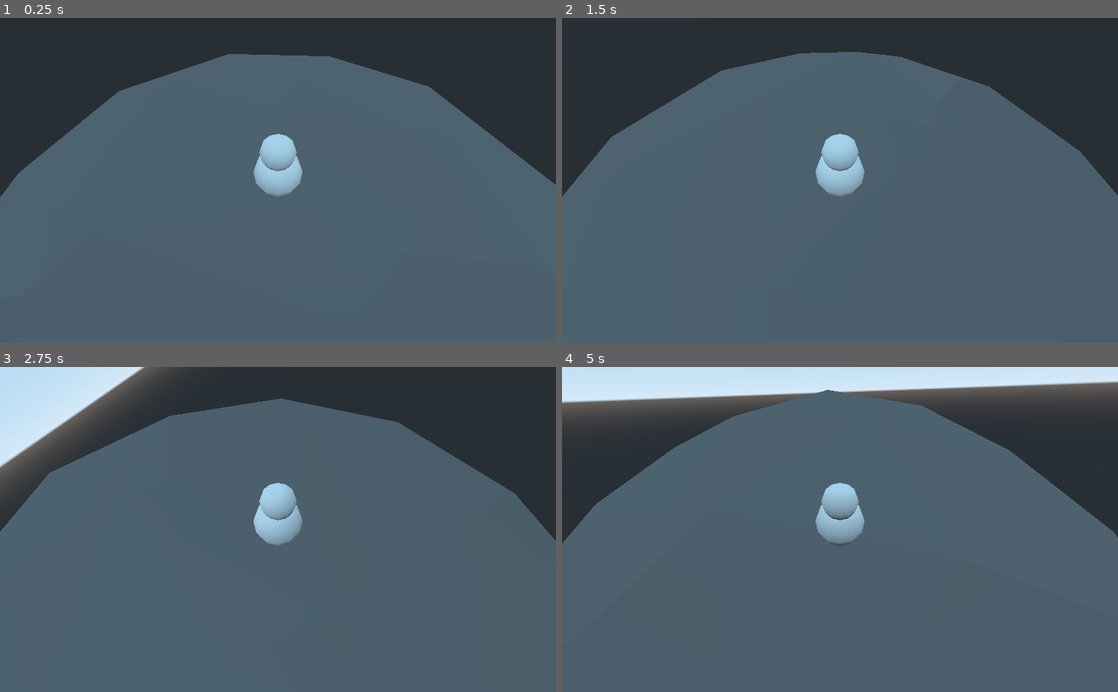
Above: before the commit, frames 1-4 (two rows, left to right).
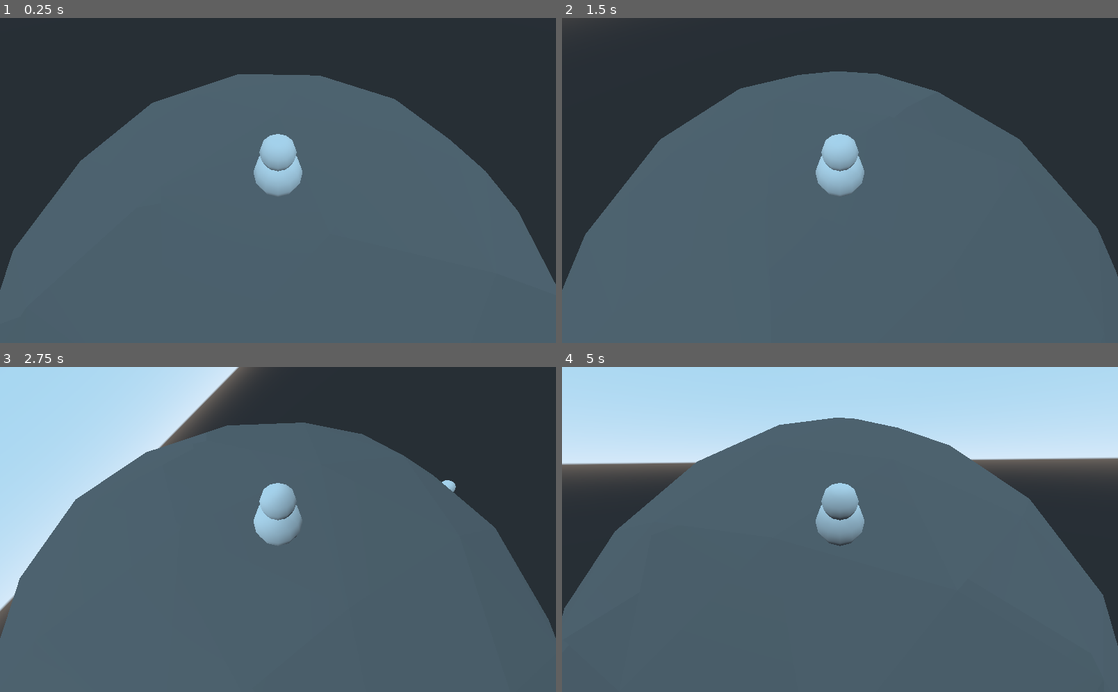
Above: after the commit, the same moments.

Repository: Psychopomp-Party/LunarLeap
Game: Godot game, scene res://game/scenes/Play.tscn
The game is run twice, just before and just after one commit, with the same random seed, the same clock (stepped at 60 frames per second) and the same inputs. This scene is started directly instead of the project's main scene.
Inputs:
- Up to frame 1 (0.25 s): no input
- Up to frame 2 (1.5 s): tap Enter at 0.5 s; hold D (player_move_right) 0.53-1.28 s; tap Space (player_move_jump) at 0.77 s; hold S (player_move_backward) from 1.28 s (still down)
- Up to frame 3 (2.75 s): tap Space (player_move_jump) at 1.52 s; release S (player_move_backward) at 2.03 s; hold D (player_move_right) from 2.03 s (still down)
- Up to frame 4 (5 s): release D (player_move_right) at 2.78 s; hold W (player_move_forward) 2.78-3.53 s; tap Space (player_move_jump) at 3.02, 3.77, 4.52 s; hold A (player_move_left) from 3.53 s (still down)

The runs differ from the first frame. In frame 1, 11% of the frame differs, in the area x 0-100%, y 11-84%; in frame 2, 11%; in frame 3, 21%; in frame 4, 32%, in the area x 0-100%, y 0-86%.
Error before the commit: Invalid call. Nonexistent function 'scale' in base 'KinematicBody'. (res://game/scripts/EnemySpawner.gd:38)

Commit message:
Improved enemy handling; initial enemy kill signal

Diff:
--- a/game/enemies/CapsuleEnemy.tscn
+++ b/game/enemies/CapsuleEnemy.tscn
@@ -1,10 +1,15 @@
-[gd_scene load_steps=3 format=2]
+[gd_scene load_steps=4 format=2]
+
+[ext_resource path="res://game/scripts/Enemy.gd" type="Script" id=1]
+
+
 
 [sub_resource type="CapsuleMesh" id=1]
 
 [sub_resource type="CapsuleShape" id=2]
 
 [node name="CapsuleEnemy" type="KinematicBody"]
+script = ExtResource( 1 )
 
 [node name="MeshInstance" type="MeshInstance" parent="."]
 transform = Transform( 1, 0, 0, 0, -1.62921e-07, -1, 0, 1, -1.62921e-07, 0, 0, 0 )
--- a/game/enemies/CubeEnemy.tscn
+++ b/game/enemies/CubeEnemy.tscn
@@ -1,10 +1,13 @@
-[gd_scene load_steps=3 format=2]
+[gd_scene load_steps=4 format=2]
+
+[ext_resource path="res://game/scripts/Enemy.gd" type="Script" id=1]
 
 [sub_resource type="CubeMesh" id=1]
 
 [sub_resource type="BoxShape" id=2]
 
 [node name="CubeEnemy" type="KinematicBody"]
+script = ExtResource( 1 )
 
 [node name="MeshInstance" type="MeshInstance" parent="."]
 mesh = SubResource( 1 )
--- a/game/scenes/Play.tscn
+++ b/game/scenes/Play.tscn
@@ -18,19 +18,18 @@
 [node name="Spatial" type="Spatial"]
 
 [node name="Moon" type="StaticBody" parent="."]
+transform = Transform( 33, 0, 0, 0, 33, 0, 0, 0, 33, 0, 0, 0 )
 physics_material_override = SubResource( 1 )
 
 [node name="MeshInstance" type="MeshInstance" parent="Moon"]
-transform = Transform( 50, 0, 0, 0, 50, 0, 0, 0, 50, 0, 0, 0 )
 mesh = ExtResource( 1 )
 material/0 = null
 
 [node name="CollisionShape" type="CollisionShape" parent="Moon"]
-transform = Transform( 50, 0, 0, 0, 50, 0, 0, 0, 50, 0, 0, 0 )
 shape = SubResource( 2 )
 
 [node name="Player" type="KinematicBody" parent="."]
-transform = Transform( 1, 0, 0, 0, 1, 0, 0, 0, 1, 0, 45, 5 )
+transform = Transform( 1, 0, 0, 0, 1, 0, 0, 0, 1, 0, 30, 5 )
 script = ExtResource( 2 )
 
 [node name="CSGCombiner" type="CSGCombiner" parent="Player"]
--- /dev/null
+++ b/game/scripts/Enemy.gd
@@ -0,0 +1,30 @@
+extends KinematicBody
+
+var player_id = null
+var moon_origin = Vector3(0.0, 0.0, 0.0)
+var has_gravity = true
+
+signal should_die
+
+func spawn(player_id, moon_origin):
+	self.player_id = player_id
+	self.moon_origin = moon_origin
+	var direction = self.transform.origin.direction_to(moon_origin)
+	var down = -self.transform.basis.y
+	var axis = down.cross(direction)
+	var phi = down.angle_to(direction)
+	if (axis.length_squared() == 0):
+		axis = -self.transform.basis.z
+	else:
+		axis = axis.normalized()
+		self.transform.basis = self.transform.basis.rotated(axis, phi)
+		self.transform = self.transform.orthonormalized()
+
+func _physics_process(delta):
+	if (has_gravity):
+		var velocity = self.transform.origin.direction_to(moon_origin) * 9.8
+		var collision = self.move_and_collide(velocity)
+
+		if (collision != null && self.player_id != null):
+			if (collision.collider.get_class() == "KinematicBody"):
+				emit_signal("should_die")
--- a/game/scripts/EnemySpawner.gd
+++ b/game/scripts/EnemySpawner.gd
@@ -7,12 +7,12 @@
 	preload("res://game/enemies/CubeEnemy.tscn")
 ]
 var spawn_points = [
-	Vector3(75.0,  0.0,  0.0),
-	Vector3( 0.0, 75.0,  0.0),
-	Vector3( 0.0,  0.0, 75.0),
-	Vector3(-75.0, 0.0,  0.0),
-	Vector3( 0.0,-75.0,  0.0),
-	Vector3( 0.0,  0.0,-75.0)
+	Vector3(45.0,  0.0,  0.0),
+	Vector3( 0.0, 45.0,  0.0),
+	Vector3( 0.0,  0.0, 45.0),
+	Vector3(-45.0, 0.0,  0.0),
+	Vector3( 0.0,-45.0,  0.0),
+	Vector3( 0.0,  0.0,-45.0)
 ]
 var enemies = []
 
@@ -31,51 +31,32 @@
 
 	# spawn an enemy
 	if (enemies.size() < max_spawned_enemies):
-		var rand_index = randi() % spawn_points.size()
-		var spawn_point = spawn_points[rand_index]
+		var spawner_index = randi() % spawn_points.size()
+		var spawn_point = spawn_points[spawner_index]
 		var enemy = enemy_types[randi() % enemy_types.size()].instance()
 		enemy.transform.origin = spawn_point
-		enemy.scale(0.10)
 		enemies.append(enemy)
 
 		# orient the enemy
-		var moon_direction = enemy.transform.origin.direction_to(moon.transform.origin)
-		var enemy_down = -enemy.transform.basis.y
-		var axis = enemy_down.cross(moon_direction)
-		var phi = enemy_down.angle_to(moon_direction)
-		if (axis.length_squared() == 0):
-			axis = -enemy.transform.basis.z
-		else:
-			axis = axis.normalized()
-			enemy.transform.basis = enemy.transform.basis.rotated(axis, phi)
-			enemy.transform = enemy.transform.orthonormalized()
+		enemy.spawn(self.get_instance_id(), moon.transform.origin)
 
 		# add the enemy to the scene
 		self.add_child(enemy)
 
 		# move the spawner a bit
-		var x1 = rand_range(-1.0, 1.0)
-		var x2 = rand_range(-1.0, 1.0)
+		randomize_spawner_position(spawner_index)
 
-		while pow(x1, 2) + pow(x2, 2) >= 1:
-			x1 = rand_range(-1.0, 1.0)
-			x2 = rand_range(-1.0, 1.0)
+		print("Number of enemies: ", self.get_child_count() - 1)
 
-		spawn_points[rand_index] = Vector3(
-			2 * x1 * sqrt(1 - pow(x1, 2) - pow(x2, 2)),
-			2 * x2 * sqrt(1 - pow(x1, 2) - pow(x2, 2)),
-			1 - 2 * (pow(x1, 2) + pow(x2, 2))) * rand_range(65.0, 75.0)
+func randomize_spawner_position(index):
+	var x1 = rand_range(-1.0, 1.0)
+	var x2 = rand_range(-1.0, 1.0)
 
-func _process(delta):
-	#print(falling_enemies.size(), " ", enemies.size())
-	pass
+	while pow(x1, 2) + pow(x2, 2) >= 1:
+		x1 = rand_range(-1.0, 1.0)
+		x2 = rand_range(-1.0, 1.0)
 
-func _physics_process(delta):
-	#for enemy in enemies:
-	#	var gravity_direction = enemy.transform.origin.direction_to(moon.transform.origin)
-	#	var velocity = enemy.move_and_slide(gravity_direction * 8, -gravity_direction)
-
-	for enemy in enemies:
-		# apply gravity
-		var velocity = enemy.transform.origin.direction_to(moon.transform.origin) * 9.8
-		velocity = enemy.move_and_slide(velocity, enemy.transform.basis.y)
+	spawn_points[index] = Vector3(
+		2 * x1 * sqrt(1 - pow(x1, 2) - pow(x2, 2)),
+		2 * x2 * sqrt(1 - pow(x1, 2) - pow(x2, 2)),
+		1 - 2 * (pow(x1, 2) + pow(x2, 2))) * rand_range(65.0, 75.0)
